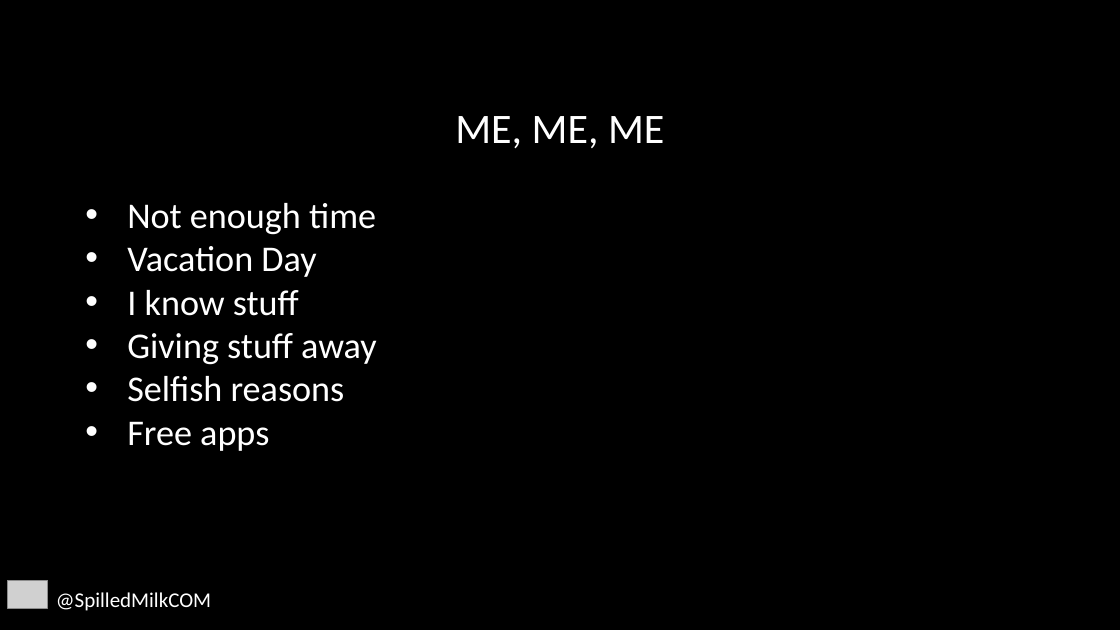
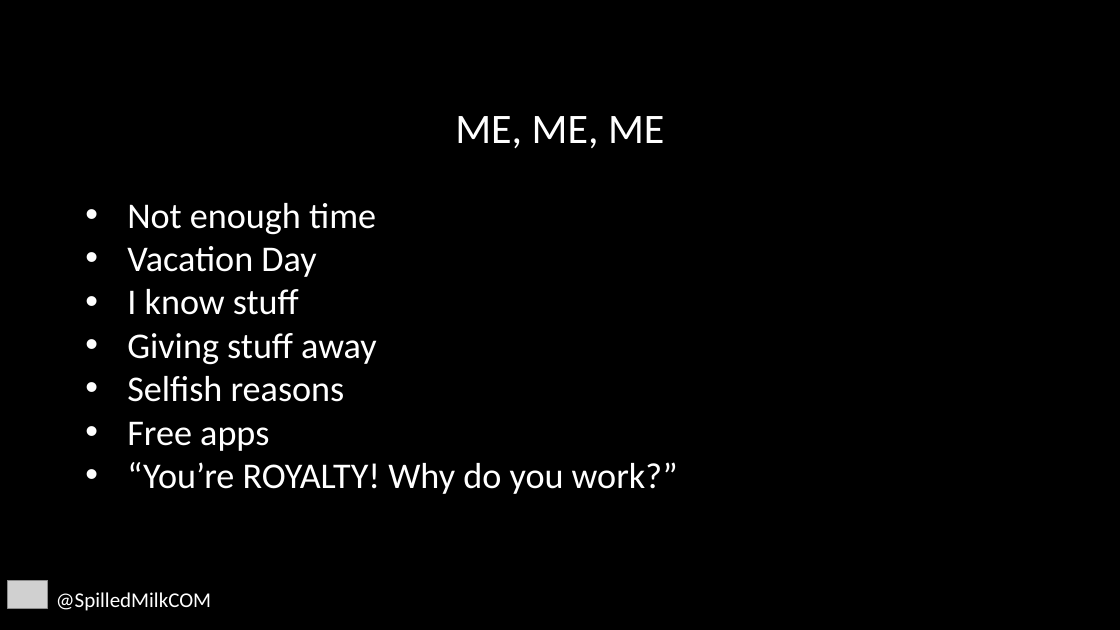
Before and after one commit to SpilledMilkCOM/DenDevDayUWP, a slide deck: slide 8 of Giving Back.pptx. Drawn at 1120x630 pixels with LibreOffice and Linux fonts; fonts in the diff are those of the drawing; grey boxes stand for pictures; background and template pictures are left out. Boxes give left, top, right and bottom in pixels: in the first picture for what was removed or moved away, otherwise in the second. Text is boxed around its words. In the diff, an @@ line names an element or a change of style, - is before the commit and + after.

```diff
--- a/Giving Back.pptx
+++ b/Giving Back.pptx
@@ text at <box>127,462,678,494</box>: paragraph added @@
+• “You’re ROYALTY! Why do you work?”
```
Also in this commit, not shown: 2 other slides changed, 1 slide added, 2 other files.
